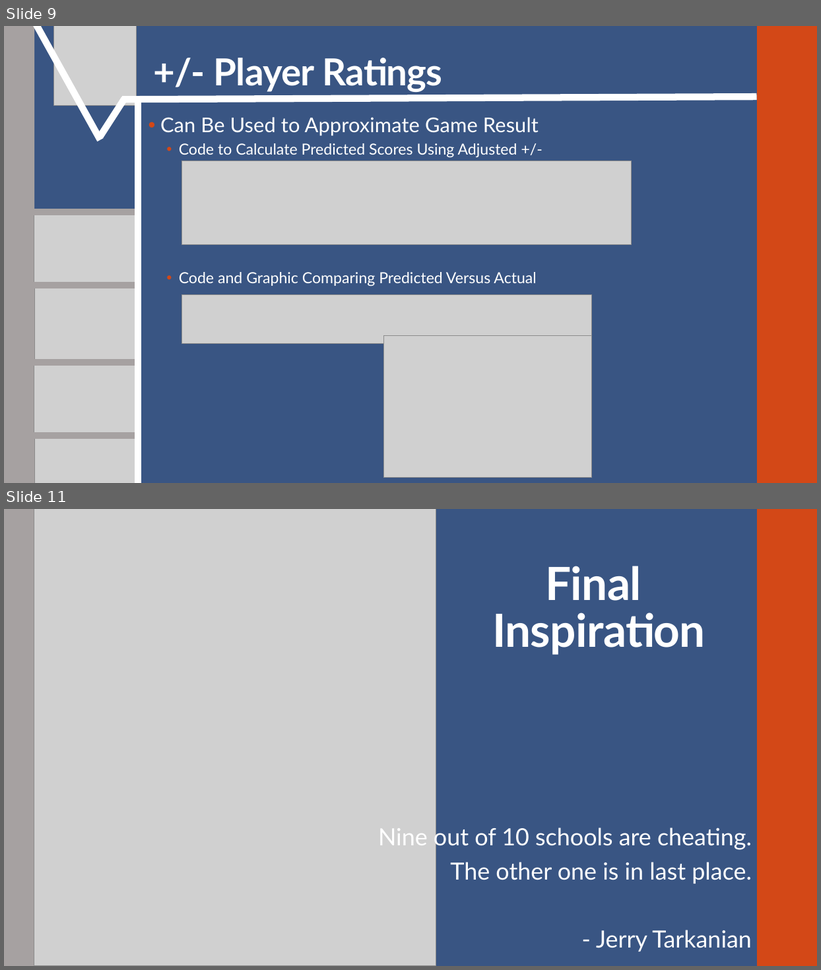
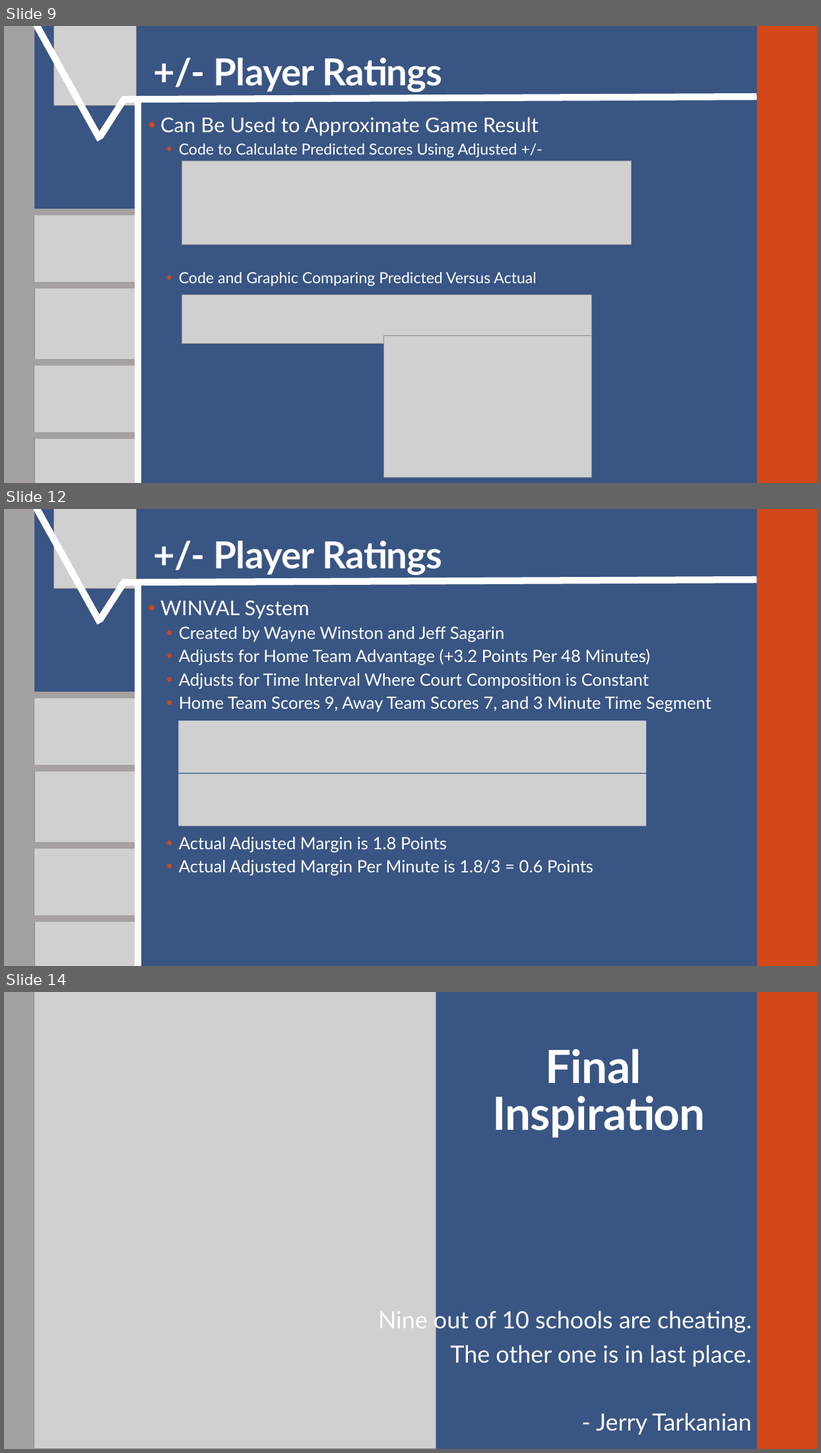
Before and after one commit to SuperMarioGiacomazzo/STOR390_WEBSITE, a slide deck: Slides/Basketball 2/Basketball_2_Lecture.pptx. Shown one above the other, each under a label of ours: slides 9 and 11 before the commit, slides 9, 12 and 14 after it; the slides between them are not shown. The pictures are 821x970 and 821x1453 pixels, drawn with LibreOffice and Linux fonts; fonts in the diff are those of the drawing; grey boxes stand for pictures. Boxes give left, top, right and bottom in pixels: in the first picture for what was removed or moved away, otherwise in the second. Text is boxed around its words. In the diff, an @@ line names an element or a change of style, - is before the commit and + after.

```diff
--- a/Slides/Basketball 2/Basketball_2_Lecture.pptx
+++ b/Slides/Basketball 2/Basketball_2_Lecture.pptx
@@ slide 12 added at box(4, 509, 817, 966), background #395583; not listed: 2 template elements that a slide beside it also shows @@
@@ line added from (33, 509) to (100, 623), #FFFFFF 8 pt @@
@@ picture added at box(54, 509, 136, 588) @@
@@ title added at box(213, 541, 442, 575), 44 pt, text #FFFFFF, bold @@
++/- Player Ratings
@@ line added from (100, 619) to (125, 582), #FFFFFF 8 pt @@
@@ line added from (122, 582) to (757, 580), #FFFFFF 8 pt @@
@@ line added from (138, 966) to (138, 582), #FFFFFF 8 pt @@
@@ text added at box(160, 600, 712, 876), 20 pt, text #FFFFFF @@
+• WINVAL System
+  • Created by Wayne Winston and Jeff Sagarin
+  • Adjusts for Home Team Advantage (+3.2 Points Per 48 Minutes)
+  • Adjusts for Time Interval Where Court Composition is Constant
+  • Home Team Scores 9, Away Team Scores 7, and 3 Minute Time Segment
+  • Actual Adjusted Margin is 1.8 Points
+  • Actual Adjusted Margin Per Minute is 1.8/3 = 0.6 Points
@@ line added from (29, 695) to (135, 695), #A6A1A1 8 pt @@
@@ picture added at box(34, 697, 141, 771) @@
@@ picture added at box(178, 721, 646, 773) @@
@@ line added from (28, 768) to (135, 768), #A6A1A1 8 pt @@
@@ picture added at box(34, 771, 141, 846) @@
@@ picture added at box(178, 774, 646, 826) @@
@@ line added from (29, 846) to (135, 846), #A6A6A6 8 pt @@
@@ line added from (29, 846) to (135, 846), #A6A1A1 8 pt @@
@@ picture added at box(34, 848, 141, 922) @@
@@ line added from (28, 919) to (135, 919), #A6A1A1 8 pt @@
@@ picture added at box(34, 922, 141, 966) @@
@@ what was slide 11 is now slide 14 @@
```
Also in this commit, not shown: 1 slide changed, 3 other slides added, 1 slide removed, 2 other files.
